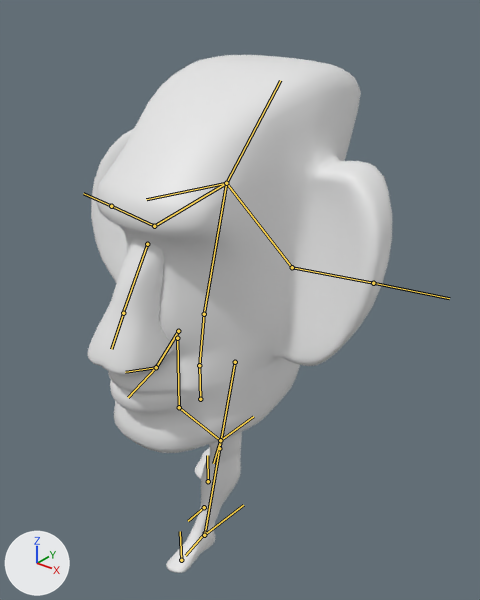
Before and after pictures for a commit that changed the Blender file RawFiles/Moai_Character_Model_rig.blend.
Rendered twice from a 50 mm lens placed at (9.75, -10.57, 13.44), pointed at (0.46, 1.03, 6.24). The lights are fixed; the arrows at lower left show +X, +Y and +Z. Both versions are drawn at frame 3 of the action 'Walk'; the numbers are the values there. The bones that bend it are drawn over the model as lines.

Objects in the first picture: 'Head', 'LeftLeg', 'Nose', 'RightLeg'.
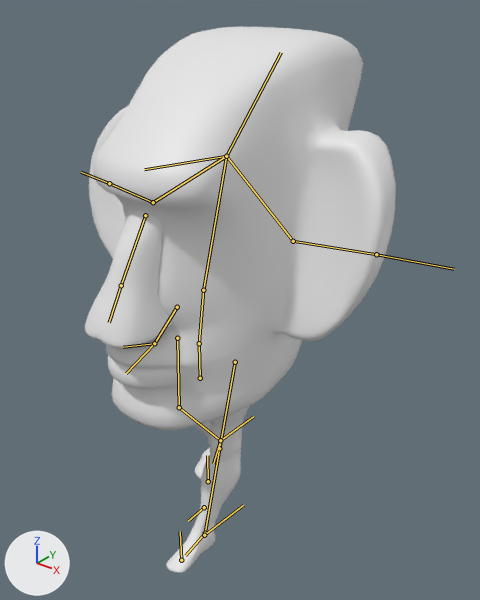
Patch to the scene script:
```diff
--- a/RawFiles/Moai_Character_Model_rig.blend.py
+++ b/RawFiles/Moai_Character_Model_rig.blend.py
@@ bone_spine @@
 bone_spine = bpy.data.objects['Maoi_Armature'].pose.bones['Spine']
-bone_spine.location = (0.0, -0.63, 0.0)
+bone_spine.location = (0.0, 0.0, 0.0)
```

Pixel boxes [x1, y1, x2, y2] of what changed, in the pictures (480 x 600 px):
'Head', posed: before [91, 55, 392, 453]; after [89, 27, 396, 430]
'Nose', posed: before [88, 239, 174, 374]; after [85, 210, 172, 348]
bone 'Spine', root to tip: before (200, 399) to (199, 365); after (200, 378) to (199, 343)
